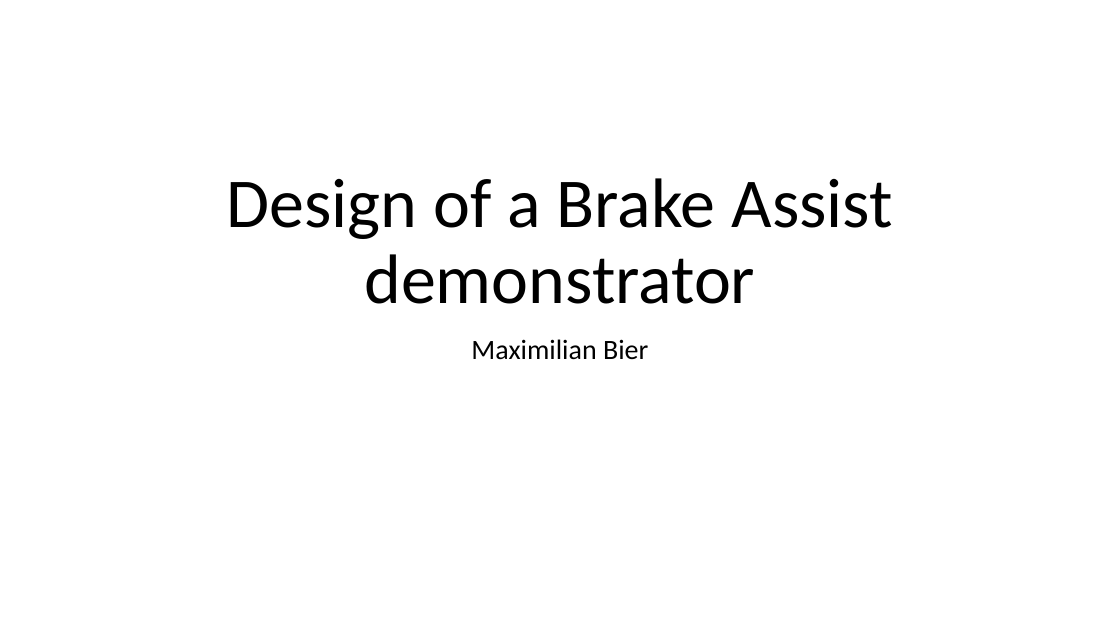
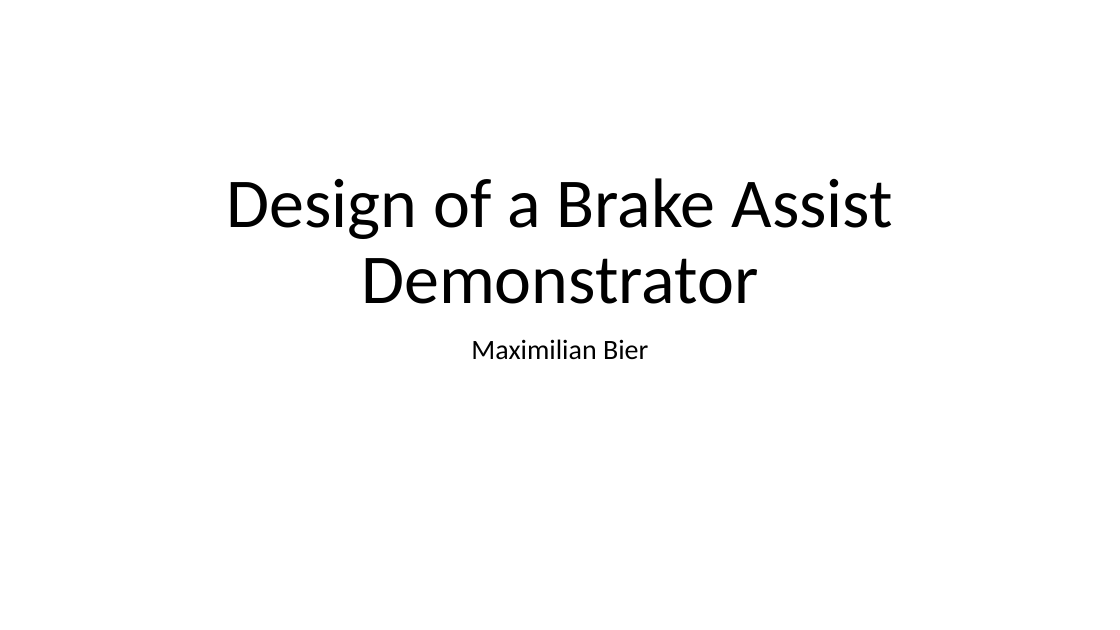
Before and after one commit to Derilion/BrakeAssist, a slide deck: slide 1 of Fahrerinformationssysteme Webseite/Design of a Brake Assist demonstrator.pptx. Drawn at 1120x630 pixels with LibreOffice and Linux fonts; fonts in the diff are those of the drawing. Boxes give left, top, right and bottom in pixels: in the first picture for what was removed or moved away, otherwise in the second. Text is boxed around its words. In the diff, an @@ line names an element or a change of style, - is before the commit and + after.

```diff
--- a/Fahrerinformationssysteme Webseite/Design of a Brake Assist demonstrator.pptx
+++ b/Fahrerinformationssysteme Webseite/Design of a Brake Assist demonstrator.pptx
@@ title at (227, 178, 893, 304): text changed @@
-Design of a Brake Assist demonstrator
+Design of a Brake Assist Demonstrator
```
Also in this commit, not shown: 1 other slide changed, 1 other file.
